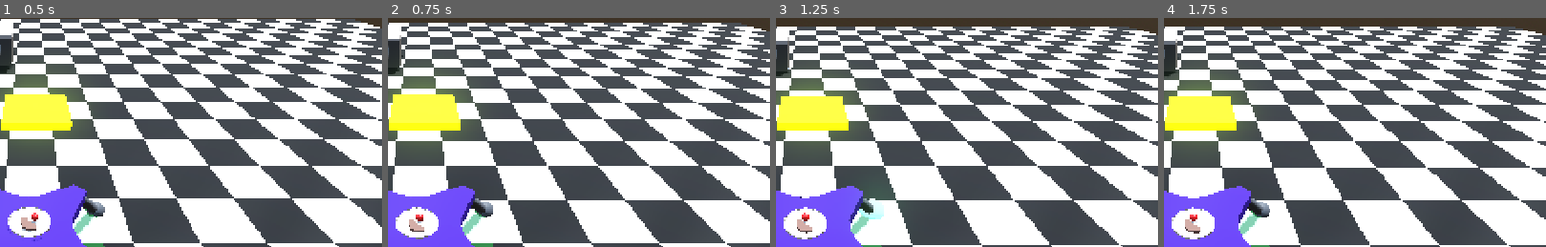
Above: before the commit, frames 1-4 (left to right).
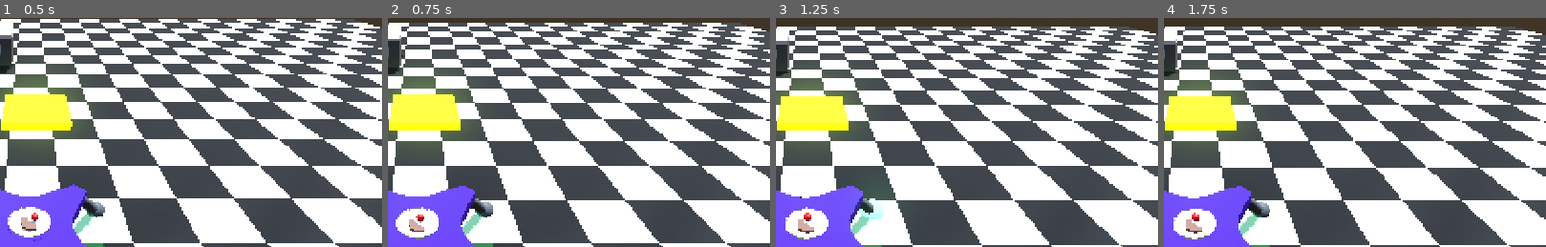
Above: after the commit, the same moments.

Repository: Odoxical/Please-Wait
Game: Godot game, scene res://scenes/Main.tscn
Same seed, same stepped clock (60 frames per second), same inputs: the game is played once before the commit and once after it.
Inputs (mouse positions are % of the whole screen's width and height, from its top left):
- Up to frame 1 (0.5 s): no input
- Up to frame 2 (0.75 s): tap Enter (ui_accept) at 0.5 s; move the mouse to (72, 45) at 0.52 s; hold D (move_right) from 0.53 s (still down); tap U at 0.6 s
- Up to frame 3 (1.25 s): keep holding D (move_right); tap Enter (ui_accept) at 0.77 s; tap Tab at 0.8 s
- Up to frame 4 (1.75 s): move the mouse to (30, 55) at 1.27 s; release D (move_right) at 1.28 s; hold S (move_back) from 1.28 s (still down); tap Tab at 1.35 s; tap Enter (ui_accept) at 1.52 s; tap Space at 1.55 s
The pictures show only the part of the screen within x 46-96%, y 8-58%; the shares and areas given below are measured in that part.

Frame 1 is identical in both runs. In frame 2, 0.1% of the frame differs, in the area x 2-14%, y 82-95%; in frame 3, 0.3%, in the area x 2-14%, y 82-97%; in frame 4, 0.2%.

Commit message:
Pivot 90%

Diff:
--- a/project.godot
+++ b/project.godot
@@ -52,7 +52,7 @@
 }
 panic={
 "deadzone": 0.2,
-"events": [Object(InputEventKey,"resource_local_to_scene":fa …(146 unchanged characters)… se,"keycode":0,"physical_keycode":4194326,"key_label":0,"unicode":0,"location":0,"echo":false,"script":null)
+"events": [Object(InputEventKey,"resource_local_to_scene":fa …(146 unchanged characters)… se,"keycode":0,"physical_keycode":4194325,"key_label":0,"unicode":0,"location":0,"echo":false,"script":null)
 ]
 }
 move_left={
@@ -109,6 +109,11 @@
 "events": [Object(InputEventKey,"resource_local_to_scene":false,"resource_name":"","device":-1,"window_id":0,"alt_press …(192 unchanged characters)…
 ]
 }
+pivot_button={
+"deadzone": 0.2,
+"events": [Object(InputEventKey,"resource_local_to_scene":false,"resource_name":"","device":-1,"window_id":0,"alt_pressed":false,"shift_pressed":false,"ctrl_pressed":false,"meta_pressed":false,"pressed":false,"keycode":0,"physical_keycode":4194326,"key_label":0,"unicode":0,"location":0,"echo":false,"script":null)
+]
+}
 
 [physics]
 
--- a/scenes/Main.tscn
+++ b/scenes/Main.tscn
@@ -154,7 +154,7 @@
 environment = ExtResource("3_vcsgt")
 
 [node name="CuteBot" parent="." unique_id=1869795653 instance=ExtResource("5_vcsgt")]
-transform = Transform3D(0.5, 0, 0, 0, 0.5, 0, 0, 0, 0.5, 0, 2, 0)
+transform = Transform3D(1, 0, 0, 0, 1, 0, 0, 0, 1, 0, 2, 0)
 max_leg_reach = 1.5
 max_lean = 2.0
 com_balance_bias = 0.4
--- a/scripts/Victory_Area.gd
+++ b/scripts/Victory_Area.gd
@@ -1,8 +1,4 @@
 extends Area3D
-
-# Called every frame. 'delta' is the elapsed time since the previous frame.
-func _process(delta: float) -> void:
-	pass
 
 
 func _on_body_entered(body: Node3D) -> void:
--- a/scripts/food.gd
+++ b/scripts/food.gd
@@ -2,7 +2,7 @@
 
 func check(body):
 	if body.is_in_group("dirty"):
-		get_tree().change_scene_to_file("res://scenes/lose_screen.tscn")
+		#get_tree().change_scene_to_file("res://scenes/lose_screen.tscn")
 		print(">OBJECTIVE FAILED. >REASON: FOOD DROPPED ON DIRTY SURFACE. >RETURN TO CHARGING DOCK")
 
 
--- a/spider_bot/spider_bot.gd
+++ b/spider_bot/spider_bot.gd
@@ -19,8 +19,8 @@
 @onready var fr_leg = $FrontRightIKTarget
 @onready var bl_leg = $BackLeftIKTarget
 @onready var br_leg = $BackRightIKTarget
-
-@export var pivot_turn_speed: float = 1.5 # radians/sec while pivoting ##
+var max_pivot_turn_speed=1
+
 
 var is_pivoting := false ##
 var pivot_leg: Node3D ##
@@ -66,25 +66,40 @@
 	_create_highlight()
 	_select_leg(fl_leg)
 
+var pivot_highlight: MeshInstance3D
+
 func _create_highlight():
-	highlight = MeshInstance3D.new()
-	var sphere = SphereMesh.new()
-	sphere.radius = 0.4
-	sphere.height = 0.8
-	var mat = StandardMaterial3D.new()
-	mat.albedo_color = Color(0.2, 1.0, 0.4)
-	mat.emission_enabled = true
-	mat.emission = Color(0.2, 1.0, 0.4)
-	mat.emission_energy_multiplier = 3.0
-	sphere.material = mat
+	highlight = MeshInstance3D.new()##
+	var sphere = SphereMesh.new()##
+	sphere.radius = 0.4##
+	sphere.height = 0.8##
+	var mat = StandardMaterial3D.new()##
+	mat.albedo_color = Color(0.2, 1.0, 0.4)##
+	mat.emission_enabled = true##
+	mat.emission = Color(0.2, 1.0, 0.4)##
+	mat.emission_energy_multiplier = 3.0##
+	sphere.material = mat##
+	highlight.mesh = sphere##
+	highlight.top_level = true##
+	add_child(highlight)##
 	highlight_material = mat##
-	highlight.mesh = sphere
-	highlight.top_level = true
-	add_child(highlight)
+
+	pivot_highlight = MeshInstance3D.new()
+	var psphere = SphereMesh.new()
+	psphere.radius = 0.4
+	psphere.height = 0.8
+	var pmat = StandardMaterial3D.new()
+	pmat.albedo_color = Color(1.0, 0.55, 0.1)
+	pmat.emission_enabled = true
+	pmat.emission = Color(1.0, 0.55, 0.1)
+	pmat.emission_energy_multiplier = 3.0
+	psphere.material = pmat
+	pivot_highlight.mesh = psphere
+	pivot_highlight.top_level = true
+	pivot_highlight.visible = false
+	add_child(pivot_highlight)
 
 func _select_leg(leg: Node3D):
-	is_pivoting = false##
-	pivot_leg = null##
 	selected_leg = leg
 	print("Selected leg: " + leg_names[leg])
 
@@ -94,58 +109,112 @@
 		pivot_leg = null##
 		print("Pivot mode off")##
 		return##
-##
+
 	if !planted.get(leg, false):##
 		print("Can't pivot around " + leg_names[leg] + " — it's not on the ground")##
 		return##
-##
-	selected_leg = leg##
+
 	pivot_leg = leg##
 	is_pivoting = true##
 	print("Pivoting around: " + leg_names[leg])##
 
-func _handle_pivot(delta):##
-	if !pivot_leg:##
+
+
+
+func _input(event):
+	if event is InputEventKey && event.pressed && !event.echo:##
+		match event.physical_keycode:##
+			KEY_U:##
+				if event.ctrl_pressed: _toggle_pivot(fl_leg)##
+				else: _select_leg(fl_leg)##
+			KEY_I:##
+				if event.ctrl_pressed: _toggle_pivot(fr_leg)##
+				else: _select_leg(fr_leg)##
+			KEY_J:##
+				if event.ctrl_pressed: _toggle_pivot(bl_leg)##
+				else: _select_leg(bl_leg)##
+			KEY_K:##
+				if event.ctrl_pressed: _toggle_pivot(br_leg)##
+				else: _select_leg(br_leg)##
+			KEY_TAB:##
+				var i = leg_order.find(selected_leg)##
+				_select_leg(leg_order[(i + 1) % leg_order.size()])##
+			KEY_SPACE:##
+				snap_requested = true##
+
+func _handle_pivot_drive(delta):
+	if !pivot_leg || !selected_leg || selected_leg == pivot_leg:
+		return
+
+	var pivot_point = pivot_leg.global_position
+	var old_pos = selected_leg.global_position
+	var old_r = old_pos - pivot_point
+	old_r.y = 0
+
+	var forward_input = float(Input.is_key_pressed(KEY_W)) - float(Input.is_key_pressed(KEY_S))
+	var right_input = float(Input.is_key_pressed(KEY_D)) - float(Input.is_key_pressed(KEY_A))
+	var up_input = float(Input.is_key_pressed(KEY_E)) - float(Input.is_key_pressed(KEY_Q))
+
+	var cam = get_viewport().get_camera_3d()
+	var view_basis = cam.global_transform.basis if cam else transform.basis
+	var forward = -view_basis.z
+	forward.y = 0
+	forward = forward.normalized()
+	var right = view_basis.x
+	right.y = 0
+	right = right.normalized()
+
+	# Only a planted foot can push against the ground and turn the body;
+	# a raised foot just repositions, no rotation##
+	var driver_planted = planted.get(selected_leg, false)##
+	var motion = Vector3.ZERO##
+	if driver_planted:##
+		motion = forward * forward_input + right * right_input##
+	motion += Vector3.UP * up_input##
+	var new_pos = old_pos + motion * leg_move_speed * delta##
+
+	# Reach measured from the driver foot's own home offset, same as
+	# normal free-foot control — not from the pivot foot##
+	var anchor = global_transform * home_offsets[selected_leg]##
+	var offset = new_pos - anchor##
+	if offset.length() > max_leg_reach:##
+		new_pos = anchor + offset.normalized() * max_leg_reach##
+
+	var floor_y = _ground_height(new_pos)
+	if new_pos.y < floor_y:
+		new_pos.y = floor_y
+
+	selected_leg.global_position = new_pos
+
+	if !driver_planted:##
 		return##
-	var turn_input = float(Input.is_key_pressed(KEY_D)) - float(Input.is_key_pressed(KEY_A))##
-	if absf(turn_input) < 0.001:##
-		return##
-
-	var angle = turn_input * pivot_turn_speed * delta##
-	var pivot_point = pivot_leg.global_position##
-	var rot = Basis(Vector3.UP, angle)##
-
-	# Spin the body around the planted foot
-	global_position = pivot_point + rot * (global_position - pivot_point)##
-	global_transform.basis = (rot * global_transform.basis).orthonormalized()##
-
-	# Drag every other foot along the same rotation so they stay
-	# attached to the body instead of getting left behind
-	for leg in home_offsets:##
-		if leg == pivot_leg:##
-			continue##
-		var pos = pivot_point + rot * (leg.global_position - pivot_point)##
-		var floor_y = _ground_height(pos)##
-		if floor_y > -INF:##
-			pos.y = floor_y##
-		leg.global_position = pos##
-
-func _input(event):
-	if event is InputEventKey && event.pressed && !event.echo:
-		match event.physical_keycode:
-			KEY_U:
-				_select_leg(fl_leg)
-			KEY_I:
-				_select_leg(fr_leg)
-			KEY_J:
-				_select_leg(bl_leg)
-			KEY_K:
-				_select_leg(br_leg)
-			KEY_TAB:
-				var i = leg_order.find(selected_leg)
-				_select_leg(leg_order[(i + 1) % leg_order.size()])
-			KEY_SPACE:
-				snap_requested = true
+
+	# How far did the drag actually sweep the foot around the anchor?
+	var new_r = new_pos - pivot_point
+	new_r.y = 0
+	if old_r.length() < 0.01 || new_r.length() < 0.01:
+		return
+
+	var swept_angle = old_r.signed_angle_to(new_r, Vector3.UP)
+	var max_step = max_pivot_turn_speed * delta
+	swept_angle = clampf(swept_angle, -max_step, max_step)
+	if absf(swept_angle) < 0.000001:
+		return
+
+	var angle = -swept_angle
+	var rot = Basis(Vector3.UP, angle)
+
+	global_position = pivot_point + rot * (global_position - pivot_point)
+	global_transform.basis = (rot * global_transform.basis).orthonormalized()
+
+	for leg in home_offsets:
+		if leg == pivot_leg || leg == selected_leg:
+			continue
+		var pos = pivot_point + rot * (leg.global_position - pivot_point)
+		var fy = _ground_height(pos)
+		if fy > -INF:
+			pos.y = fy
+		leg.global_position = pos
 
 func _process(delta):
 	# While tipping over, the fall owns the body — don't fight it
@@ -154,8 +223,10 @@
 		var plane2 = Plane(fr_leg.global_position, br_leg.global_position, bl_leg.global_position)
 		var avg_normal = ((plane1.normal + plane2.normal) / 2).normalized()
 
+		var current_rotation = transform.basis.orthonormalized()##
 		var target_basis = _basis_from_normal(avg_normal)
-		transform.basis = lerp(transform.basis, target_basis, move_speed * delta).orthonormalized()
+		var blended = lerp(current_rotation, target_basis, move_speed * delta).orthonormalized()##
+		transform.basis = blended.scaled(scale)##
 
 		# Keep the body centered over the feet (plus any deliberate lean)
 		# so stepping legs forward pulls the body along with them
@@ -184,8 +255,12 @@
 	if selected_leg:
 		highlight.global_position = selected_leg.global_position
 
+	pivot_highlight.visible = is_pivoting##
+	if is_pivoting && pivot_leg:
+		pivot_highlight.global_position = pivot_leg.global_position
+
 	if highlight_material:
-		var c = Color(1.0, 0.55, 0.1) if is_pivoting else Color(0.2, 1.0, 0.4)
+		var c = Color(0.2,0.4, 1) if is_pivoting else Color(0.2, 1.0, 0.4)
 		highlight_material.albedo_color = c
 		highlight_material.emission = c
 
@@ -205,7 +280,10 @@
 		if planted[leg]:
 			support.append(leg)
 
-	if support.is_empty():
+	if is_pivoting:
+		is_tipping = false
+		fall_velocity = 0.0
+	elif support.is_empty():
 		is_tipping = false
 		_apply_gravity(delta)
 	else:
@@ -220,7 +298,7 @@
 
 	_handle_lean(delta)
 	if is_pivoting:
-		_handle_pivot(delta)
+		_handle_pivot_drive(delta)
 	else:
 		_handle_leg_input(delta)
 
@@ -343,7 +421,6 @@
 
 func _handle_leg_input(delta):
 	if !selected_leg:
-		return
 		return
 	else:
 		var forward_input = float(Input.is_key_pressed(KEY_W)) - float(Input.is_key_pressed(KEY_S))
@@ -400,6 +477,7 @@
 	result.x = normal.cross(transform.basis.z)
 	result.y = normal
 	result.z = transform.basis.x.cross(normal)
+	return result.orthonormalized()##
 
 	result = result.orthonormalized()
 	result.x *= scale.x
Not shown, changed: Food.glb.import
Not shown, changed: resources/Food.glb.import
